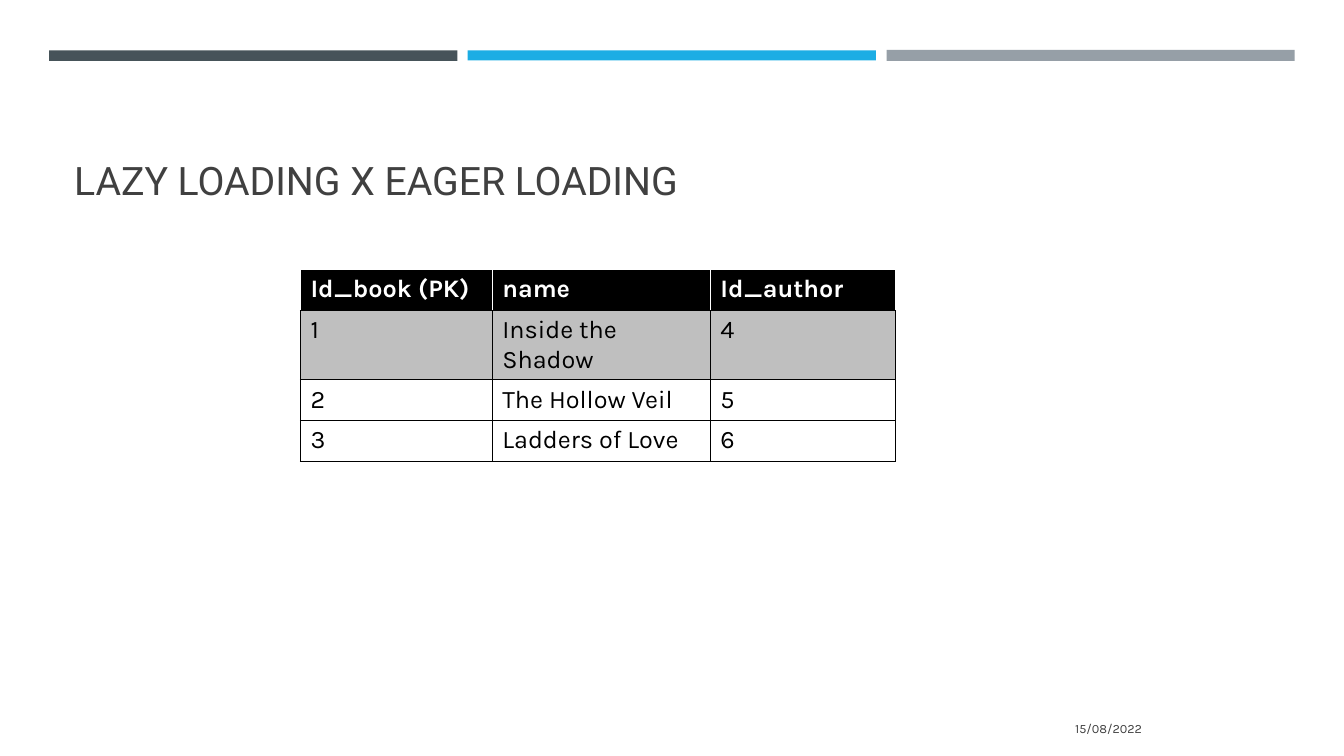
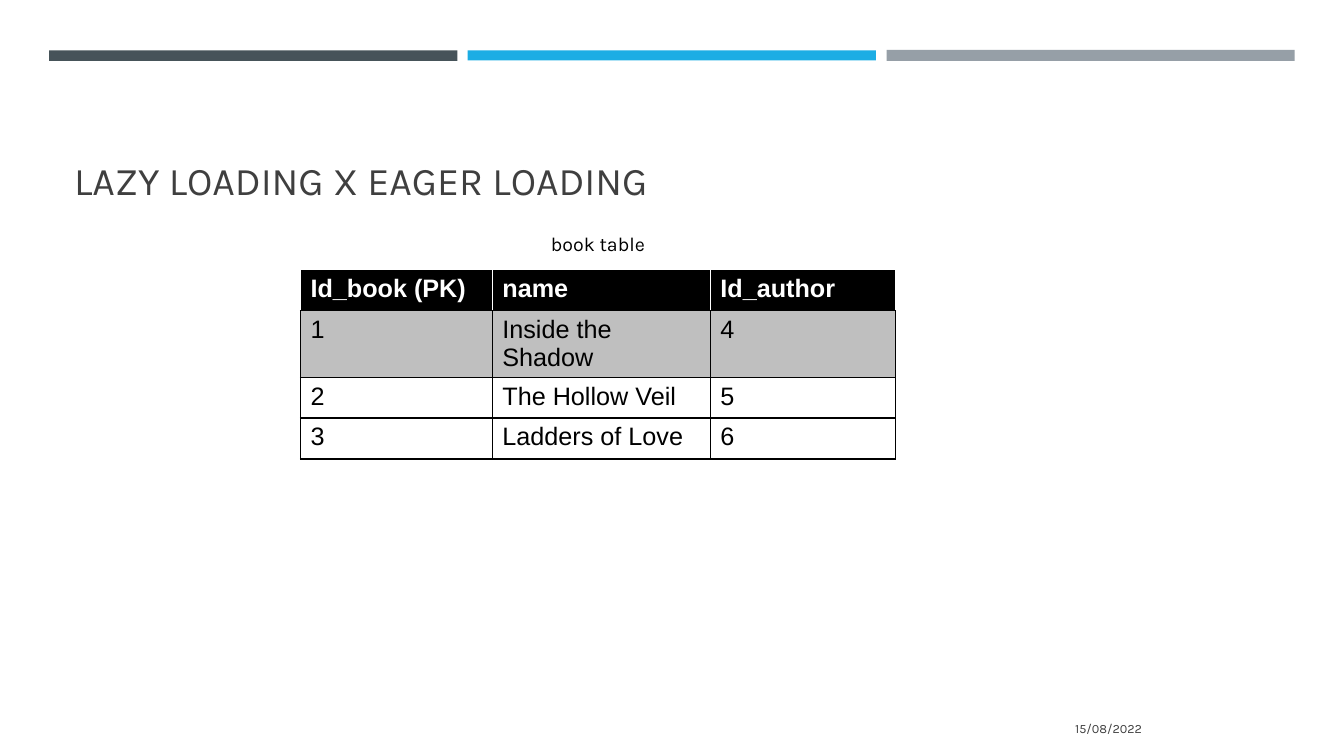
Before and after one commit to thiagoadelino/jpa-performance-issues, a slide deck: slide 9 of performance de consultas utilizando java persistence api.pptx. Drawn at 1344x756 pixels with LibreOffice and Linux fonts; fonts in the diff are those of the drawing. Boxes give left, top, right and bottom in pixels: in the first picture for what was removed or moved away, otherwise in the second. Text is boxed around its words. In the diff, an @@ line names an element or a change of style, - is before the commit and + after.

```diff
--- a/performance de consultas utilizando java persistence api.pptx
+++ b/performance de consultas utilizando java persistence api.pptx
@@ title "LAZY LOADING X EAGER LOADING" at <box>74,170,647,196</box>: font Roboto to Karla, text colour #404040 to #3F3F3F @@
@@ text added at <box>551,237,645,252</box>, 14 pt, text #000000 @@
+book table
@@ table at <box>300,270,895,601</box> @@
@@ font Karla to Arial @@
```
Also in this commit, not shown: 25 other slides changed.
